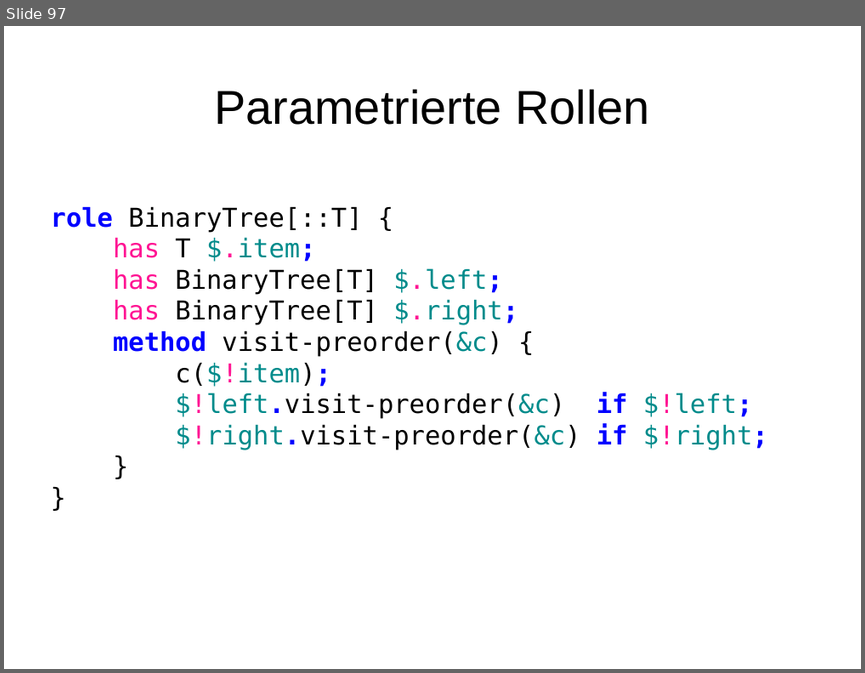
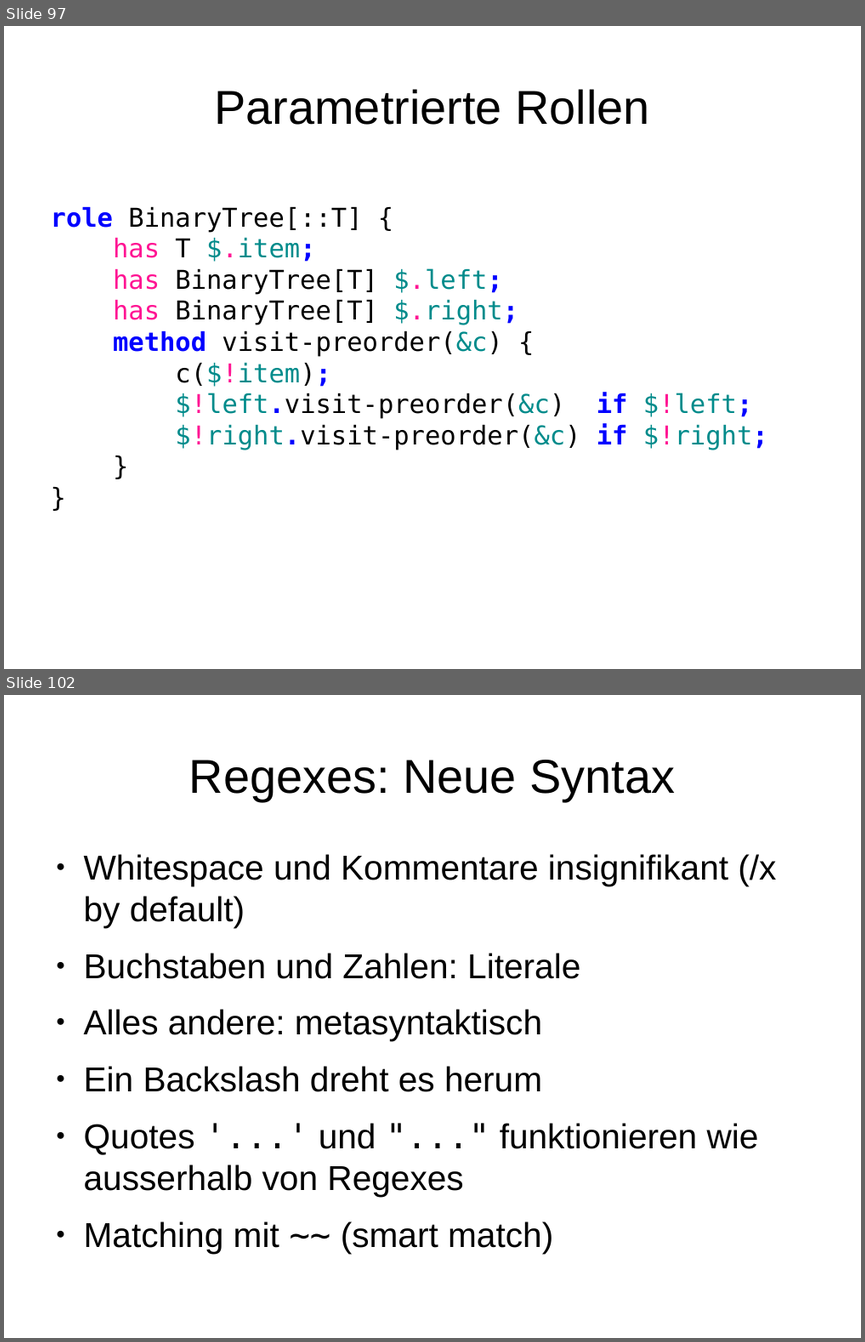
Before and after one commit to moritz/perl6-training-de, a slide deck: schulung.odp. Shown one above the other, each under a label of ours: slide 97 before the commit, slides 97 and 102 after it; the slides between them are not shown. The pictures are 865x673 and 865x1342 pixels, drawn with LibreOffice and Linux fonts; fonts in the diff are those of the drawing. Boxes give left, top, right and bottom in pixels: in the first picture for what was removed or moved away, otherwise in the second. Text is boxed around its words. In the diff, an @@ line names an element or a change of style, - is before the commit and + after.

Commit message:
Regexes, Grammars

```diff
--- a/schulung.odp
+++ b/schulung.odp
@@ slide 102 added at bbox=[4, 695, 861, 1338], background #FFFFFF @@
@@ title added at bbox=[189, 760, 675, 801], 44 pt, text #000000 @@
+Regexes: Neue Syntax
@@ text added at bbox=[84, 854, 776, 1253], 32 pt, text #000000 @@
+● Whitespace und Kommentare insignifikant (/x by default)
+● Buchstaben und Zahlen: Literale
+● Alles andere: metasyntaktisch
+● Ein Backslash dreht es herum
+● Quotes '...' und "..." funktionieren wie ausserhalb von Regexes
+● Matching mit ~~ (smart match)
```
Also in this commit, not shown: 1 slide changed, 36 other slides added, 10 other files.
